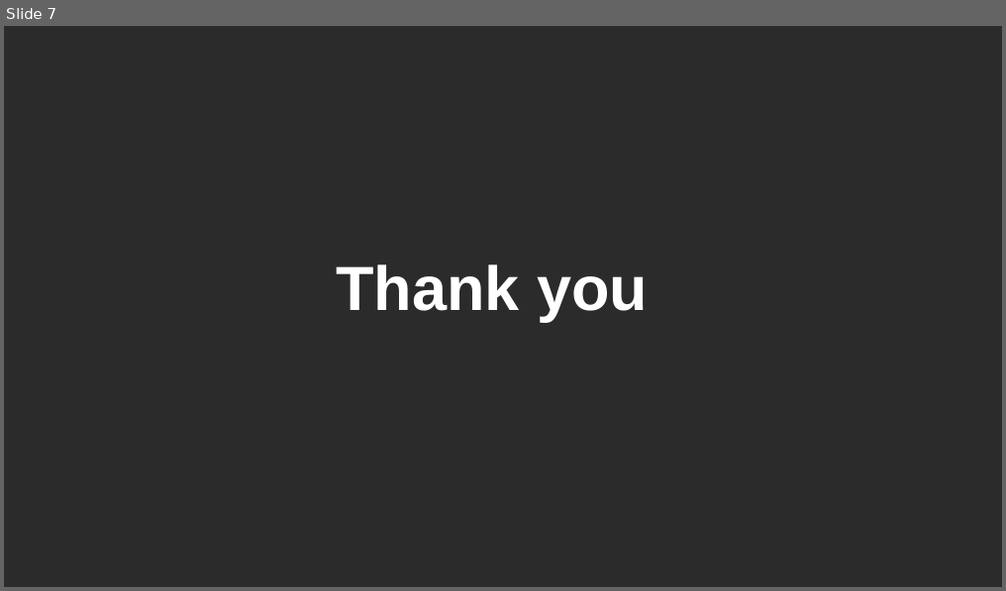
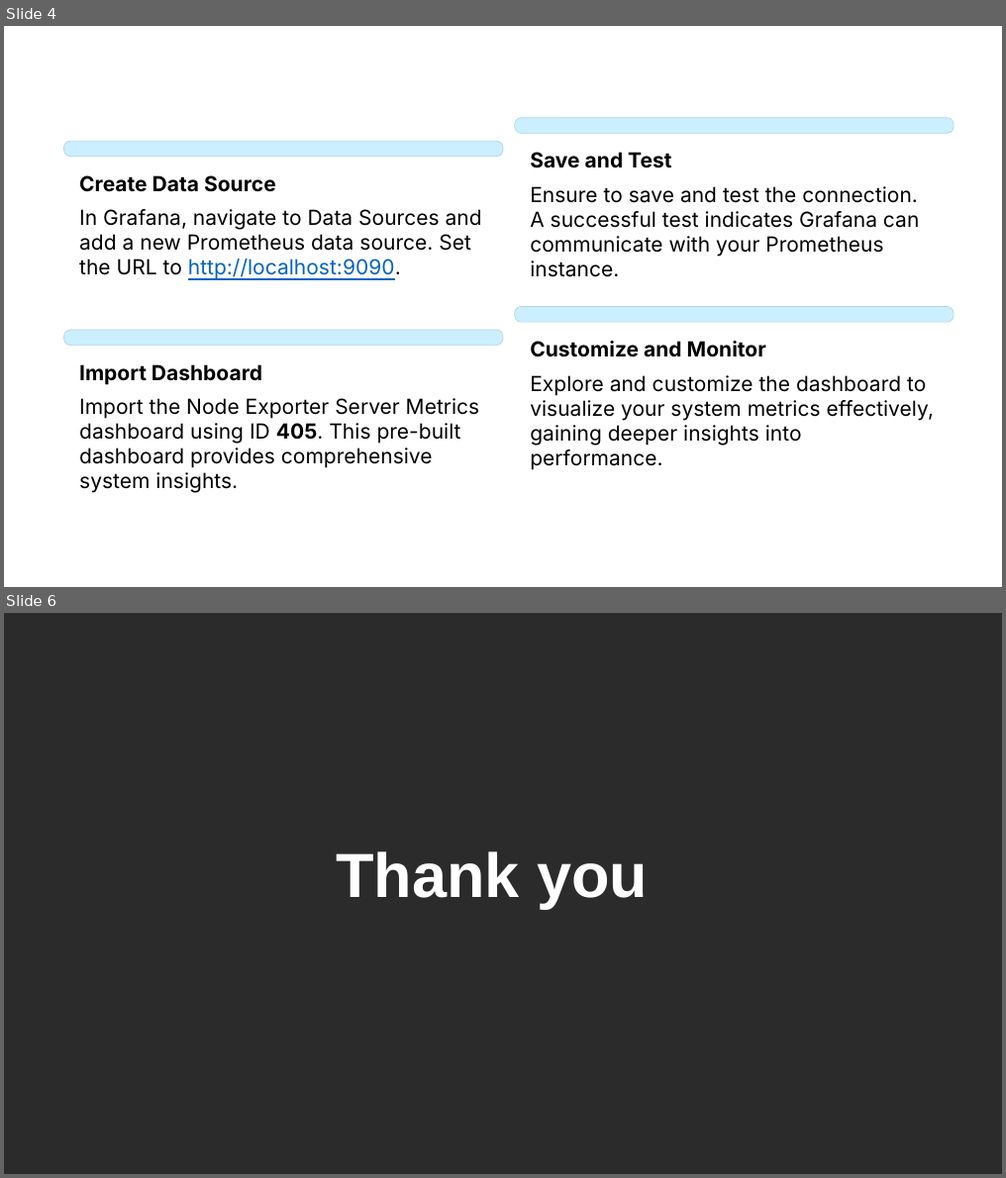
Before and after one commit to hieu15/ENTERPRISE-NETWORK-MONITORING, a slide deck: slides/DAY 02.pptx. Shown one above the other, each under a label of ours: slide 7 before the commit, slides 4 and 6 after it; the slides between them are not shown. The pictures are 1006x591 and 1006x1178 pixels, drawn with LibreOffice and Linux fonts; fonts in the diff are those of the drawing; background and template pictures are left out; a plain dark background stands for a picture behind light text. Boxes give left, top, right and bottom in pixels: in the first picture for what was removed or moved away, otherwise in the second. Text is boxed around its words. In the diff, an @@ line names an element or a change of style, - is before the commit and + after.

```diff
--- a/slides/DAY 02.pptx
+++ b/slides/DAY 02.pptx
@@ slide 4 added at (4, 26, 1002, 587), background picture (left out) @@
@@ text added at (4, 26, 763, 74), 30 pt, text #FFFFFF, bold @@
+Connecting Prometheus with Grafana
@@ rounded rectangle added at (63, 141, 503, 157), fill #CCEFFF, outline #B2D5E5 0.6 pt @@
@@ rounded rectangle added at (515, 118, 954, 134), fill #CCEFFF, outline #B2D5E5 0.6 pt @@
@@ text added at (530, 152, 671, 169), 20 pt, text #000000, bold @@
+Save and Test
@@ text added at (79, 175, 276, 192), 20 pt, text #000000, bold @@
+Create Data Source
@@ text added at (530, 186, 919, 257), 20 pt, text #000000 @@
+Ensure to save and test the connection. A successful test indicates Grafana can communicate with your Prometheus instance.
@@ text added at (79, 209, 482, 279), 20 pt, text #000000 @@
+In Grafana, navigate to Data Sources and add a new Prometheus data source. Set the URL to http://localhost:9090.
@@ rounded rectangle added at (515, 307, 954, 322), fill #CCEFFF, outline #B2D5E5 0.6 pt @@
@@ rounded rectangle added at (63, 330, 503, 346), fill #CCEFFF, outline #B2D5E5 0.6 pt @@
@@ text added at (530, 341, 766, 358), 20 pt, text #000000, bold @@
+Customize and Monitor
@@ text added at (79, 365, 262, 385), 20 pt, text #000000, bold @@
+Import Dashboard
@@ text added at (530, 375, 934, 446), 20 pt, text #000000 @@
+Explore and customize the dashboard to visualize your system metrics effectively, gaining deeper insights into performance.
@@ text added at (79, 398, 479, 493), 20 pt, text #000000 @@
+Import the Node Exporter Server Metrics dashboard using ID 405. This pre-built dashboard provides comprehensive system insights.
@@ what was slide 7 is now slide 6 @@
```
Also in this commit, not shown: 4 other slides added, 6 slides removed, 5 other files.
